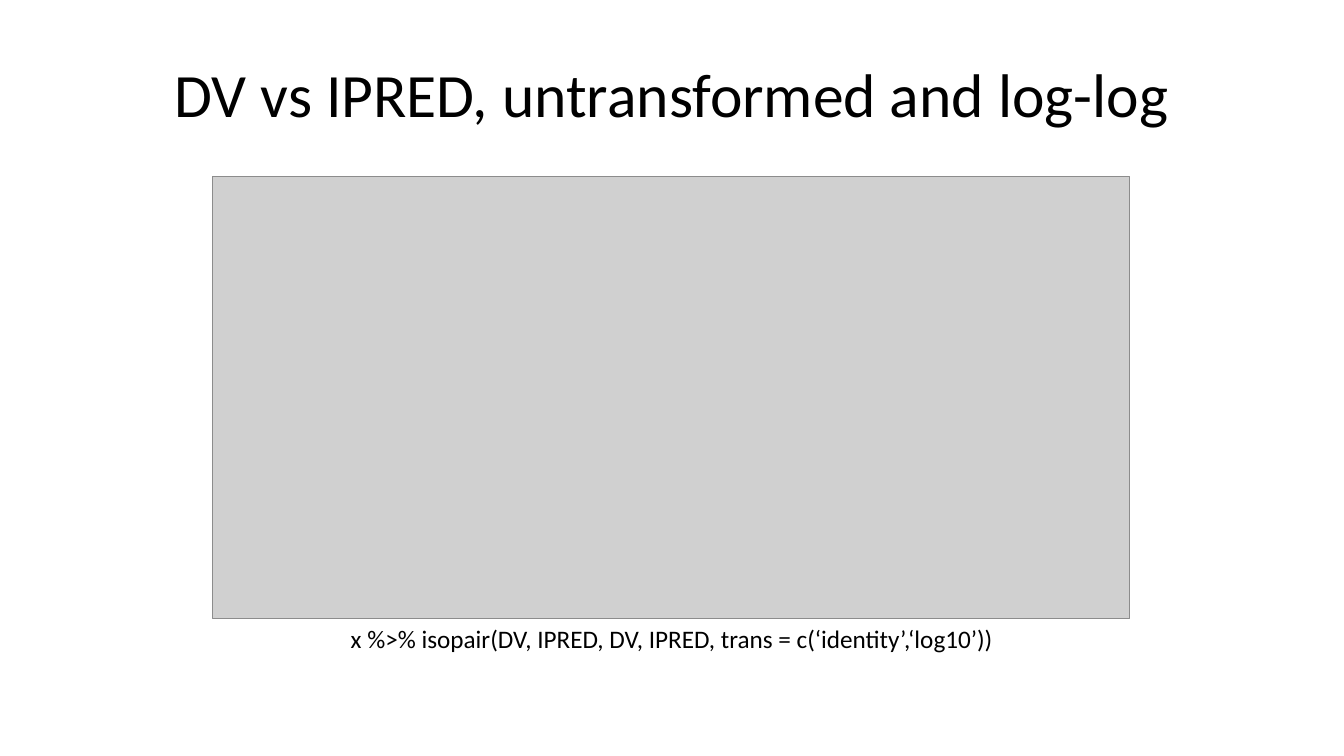
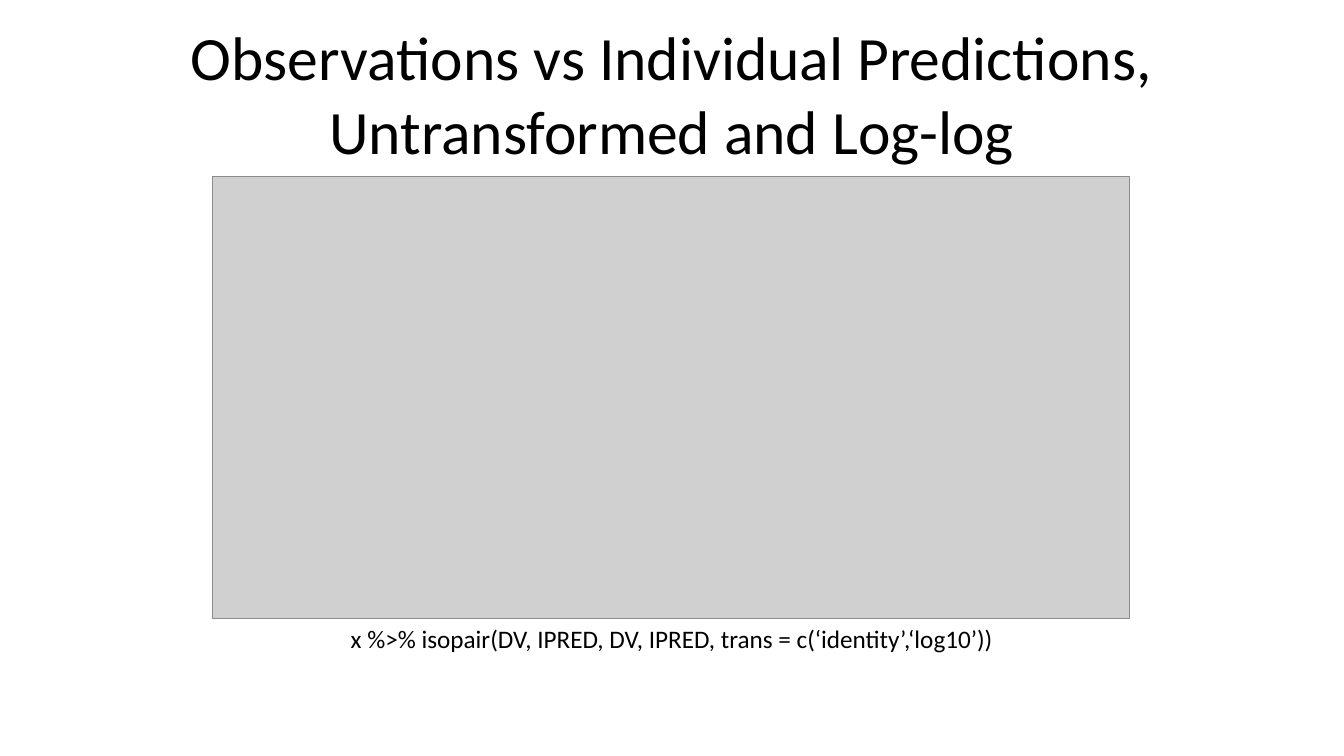
Before and after one commit to bergsmat/yamlet, a slide deck: slide 8 of inst/extdata/modeling/diagnostics.pptx (slide 7 before the commit). Drawn at 1344x756 pixels with LibreOffice and Linux fonts; fonts in the diff are those of the drawing; grey boxes stand for pictures. Boxes give left, top, right and bottom in pixels: in the first picture for what was removed or moved away, otherwise in the second. Text is boxed around its words. In the diff, an @@ line names an element or a change of style, - is before the commit and + after.

```diff
--- a/inst/extdata/modeling/diagnostics.pptx
+++ b/inst/extdata/modeling/diagnostics.pptx
@@ title at (191,37,1151,165): text changed @@
-DV vs IPRED, untransformed and log-log
+Observations vs Individual Predictions, Untransformed and Log-log
```
Also in this commit, not shown: 7 other slides changed, 5 slides added, 19 other files.
